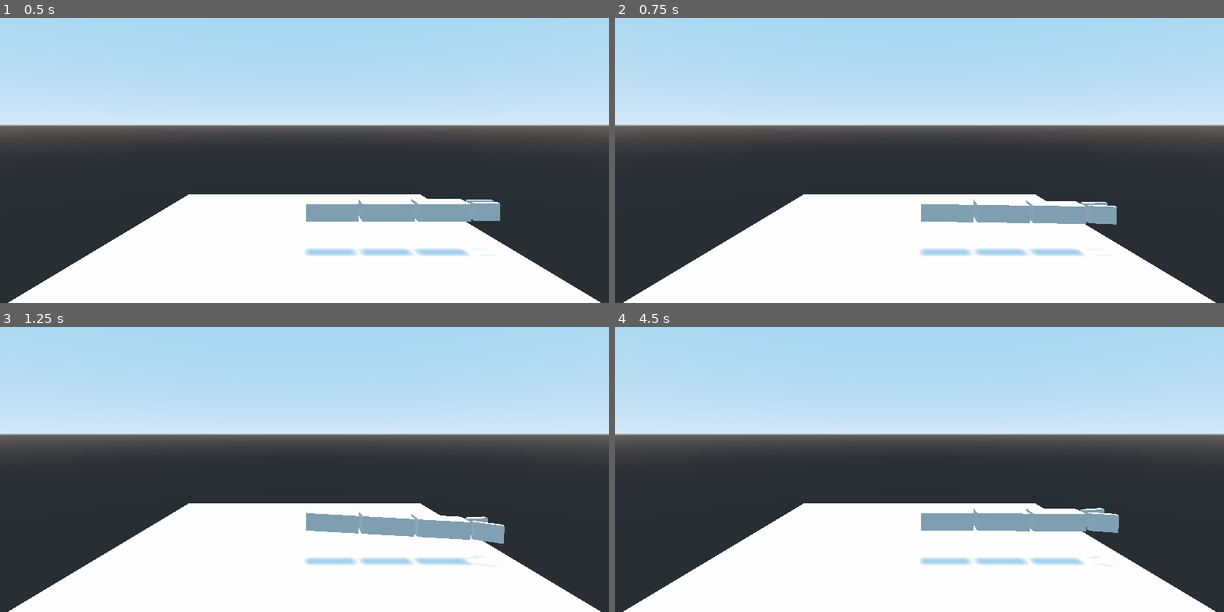
Above: before the commit, frames 1-4 (two rows, left to right).
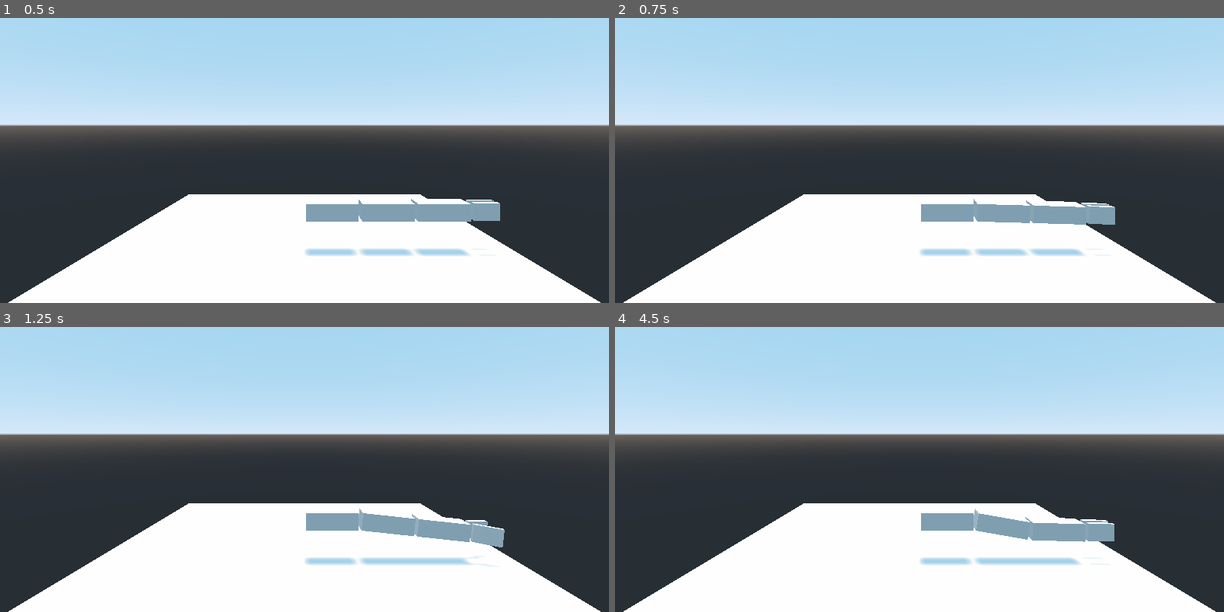
Above: after the commit, the same moments.

Repository: Waaflee/POO
Game: Godot game, scene res://RoboticArm.tscn
Two runs of this game, one before a commit and one after it. Both use one fixed random seed, a clock stepped at 60 frames per second and the inputs below.
Inputs:
- Up to frame 1 (0.5 s): no input
- Up to frame 2 (0.75 s): tap Enter (ui_accept) at 0.5, 0.6 s; hold Up (ui_up) from 0.53 s (still down)
- Up to frame 3 (1.25 s): keep holding Up (ui_up); tap Enter (ui_accept) at 0.77, 1.07 s
- Up to frame 4 (4.5 s): release Up (ui_up) at 1.28 s; hold Down (ui_down) 1.28-2.03 s; tap Enter (ui_accept) at 1.35, 1.52, 1.82, 2.1, 2.85, 3.02, 3.32, 3.6, 3.77, 4.07, 4.35 s; hold Up (ui_up) 2.03-3.53 s; hold Down (ui_down) from 3.53 s (still down)

Frame 1 is identical in both runs. In frame 2, 0.1% of the frame differs, in the area x 56-83%, y 63-73%; in frame 3, 0.5%; in frame 4, 1.5%, in the area x 58-83%, y 63-84%.

Commit message:
Added keyboard controls

Diff:
--- a/RoboticArm/RoboticArm.gd
+++ b/RoboticArm/RoboticArm.gd
@@ -5,26 +5,27 @@
 onready var prisma_3 := get_node("Prisma1").get_node("Prisma2").get_node("Prisma3")
 onready var tween := get_node("Tween")
 var pinza_abierta = false
-var grados_1 := 0
-var grados_2 := 0
-var grados_3 := 0
+var GRADOS := [0, 0, 0]
+var selected = 1
 
 func _ready():
 	pass
 
 func _process(delta):
 	if Input.is_action_just_pressed("ui_accept"):
-		toggle_pinza()
+		selected += 1
+		if selected > 3:
+			selected = 1
+		print(selected)
 	if Input.is_action_just_pressed("ui_up"):
-		grados_1 += 5
-		grados_1 = clamp(grados_1, -90, 90)
-		rotar_articulacion(1, grados_1, 90)
-		print(grados_1)
+		GRADOS[selected - 1] += 10
+		GRADOS[selected - 1] = clamp(GRADOS[selected - 1], -90, 90)
+		rotar_articulacion(selected, GRADOS[selected - 1], 90)
+		print(GRADOS[selected - 1])
 	if Input.is_action_just_pressed("ui_down"):
-		grados_1 -= 5
-		rotar_articulacion(1, grados_1, 90)
-		print(grados_1)
-#	pass
+		GRADOS[selected - 1] -= 10
+		rotar_articulacion(selected, GRADOS[selected - 1], 90)
+		print(GRADOS[selected - 1])
 
 func abrir_pinza():
 	pinza_abierta = true
@@ -58,7 +59,3 @@
 
 func _on_Timer_timeout():
 	toggle_pinza()
-#	rotar_articulacion(1, 150, 90)
-#	rotar_articulacion(3, 150, 90)
-#	rotar_articulacion(2, 150, 90)
-#	rotar_articulacion(3, count*1.5, 90)
--- a/RoboticArm/RoboticArm.tscn
+++ b/RoboticArm/RoboticArm.tscn
@@ -69,11 +69,11 @@
 
 [node name="MeshInstance" type="MeshInstance" parent="."]
 transform = Transform( 25, 0, 0, 0, 1, 0, 0, 0, 25, 0, 0, 0 )
-mesh = SubResource( 6 )
+mesh = SubResource( 7 )
 material/0 = null
 
 [node name="DirectionalLight" type="DirectionalLight" parent="."]
-transform = Transform( -1, 8.74228e-08, 3.82137e-15, 0, -4.37114e-08, 1, 8.74228e-08, 1, 4.37114e-08, 0, 10, 0 )
+transform = Transform( -1, 8.74228e-08, 3.82137e-15, 0, -4.37114e-08, 1, 8.74228e-08, 1, 4.37114e-08, -32.0501, 19.0792, 0 )
 light_color = Color( 1, 0.776471, 0.513726, 1 )
 shadow_enabled = true
 
Not shown: 1 places in RoboticArm/RoboticArm.tscn that only renumber resources
